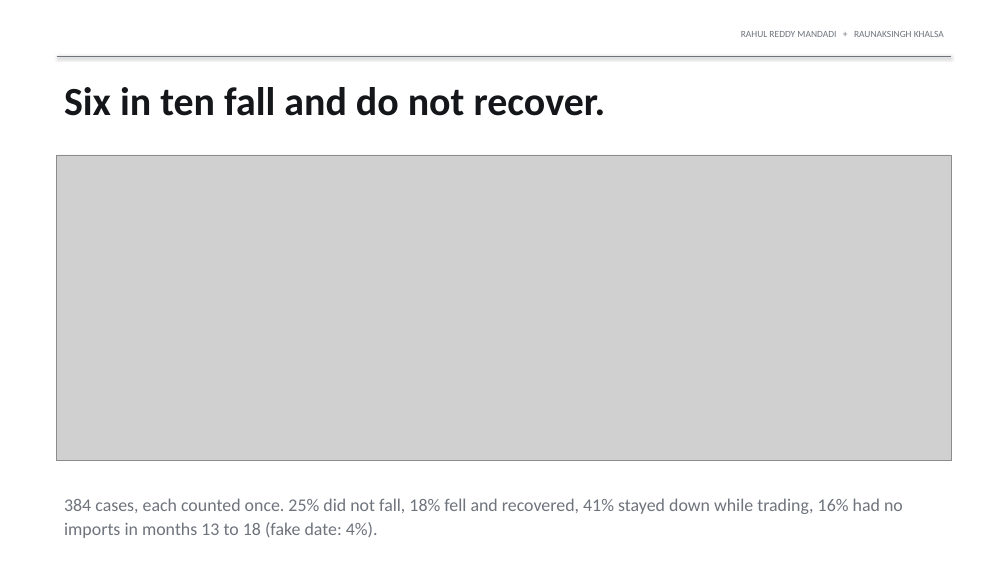
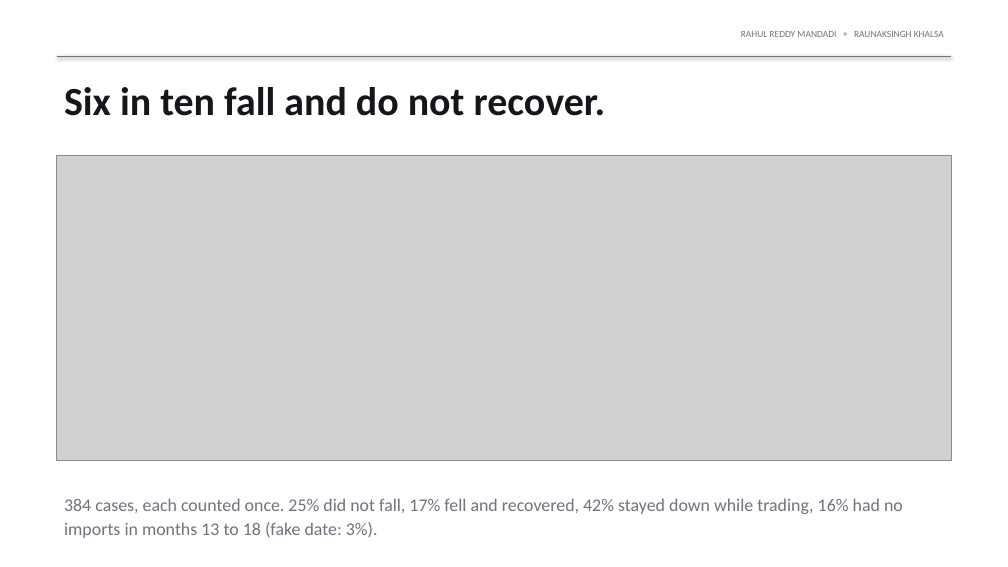
Before and after one commit to rahul-mandadi/tariff-rush, a slide deck: slide 8 of slides/Mandadi_Khalsa_Final_Presentation.pptx. Drawn at 1008x567 pixels with LibreOffice and Linux fonts; fonts in the diff are those of the drawing; grey boxes stand for pictures. Boxes give left, top, right and bottom in pixels: in the first picture for what was removed or moved away, otherwise in the second. Text is boxed around its words. In the diff, an @@ line names an element or a change of style, - is before the commit and + after.

```diff
--- a/slides/Mandadi_Khalsa_Final_Presentation.pptx
+++ b/slides/Mandadi_Khalsa_Final_Presentation.pptx
@@ text at (64,498,903,538): text changed @@
-384 cases, each counted once. 25% did not fall, 18% fell and recovered, 41% stayed down while trading, 16% had no imports in months 13 to 18 (fake date: 4%).
+384 cases, each counted once. 25% did not fall, 17% fell and recovered, 42% stayed down while trading, 16% had no imports in months 13 to 18 (fake date: 3%).
```
Also in this commit, not shown: 3 other slides changed, 54 other files.
